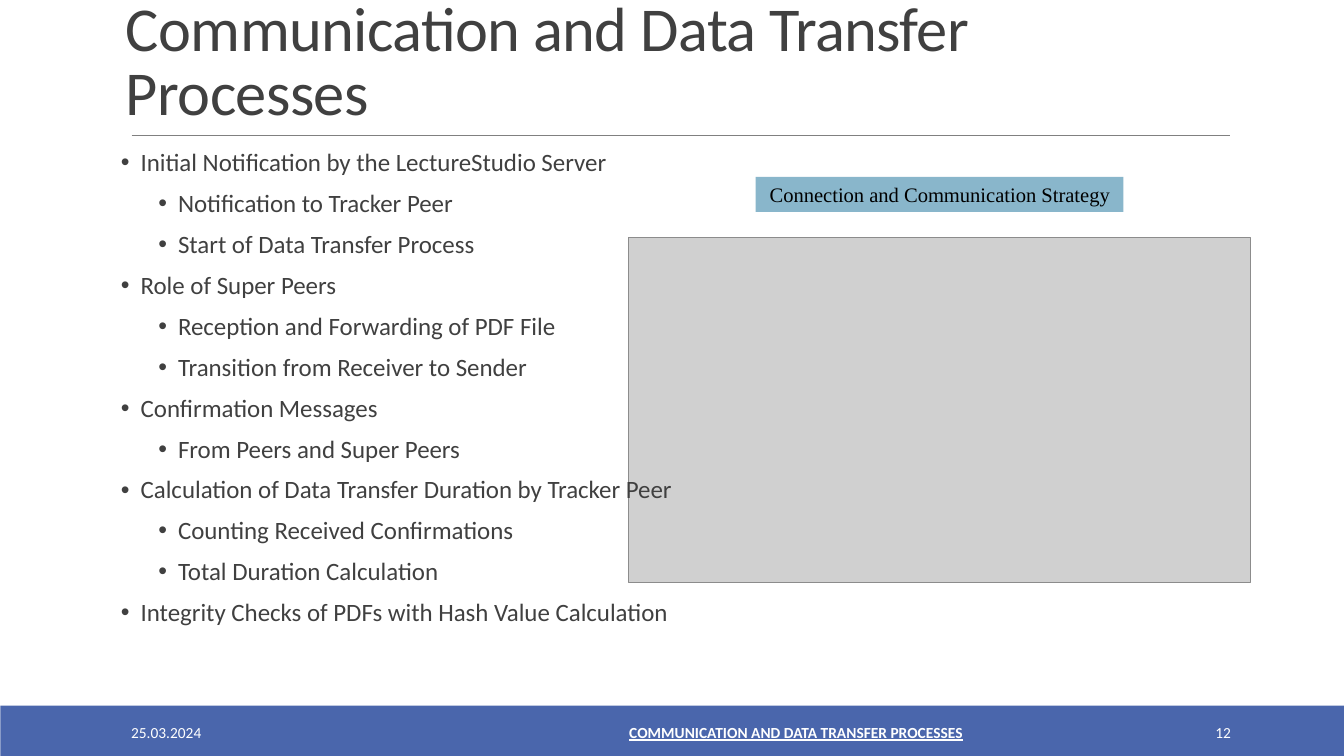
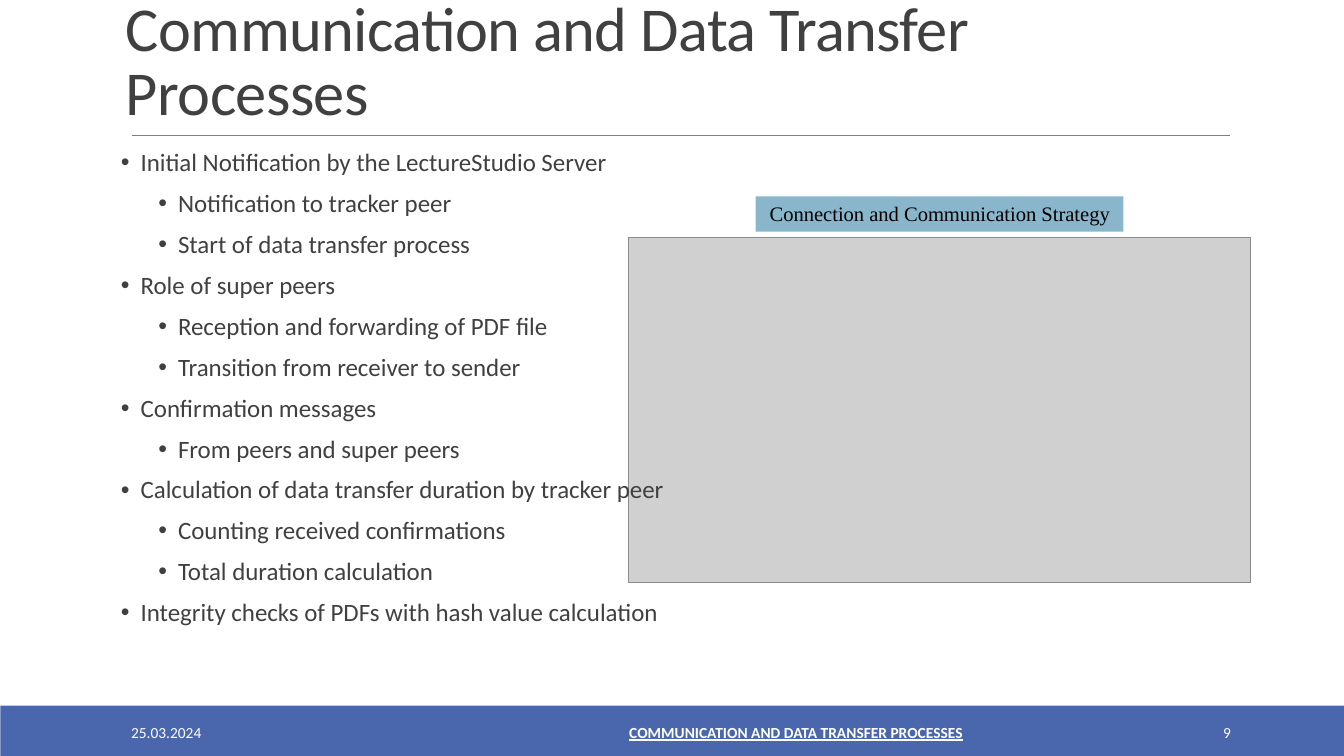
Before and after one commit to oezcankaraca/abschlussvortrag, a slide deck: slide 9 of Abschlussvortrag.pptx (slide 12 before the commit). Drawn at 1344x756 pixels with LibreOffice and Linux fonts; fonts in the diff are those of the drawing; grey boxes stand for pictures. Boxes give left, top, right and bottom in pixels: in the first picture for what was removed or moved away, otherwise in the second. Text is boxed around its words. In the diff, an @@ line names an element or a change of style, - is before the commit and + after.

```diff
--- a/Abschlussvortrag.pptx
+++ b/Abschlussvortrag.pptx
@@ text at [141, 194, 663, 626]: text changed @@
-  • Notification to Tracker Peer
-  • Start of Data Transfer Process
-• Role of Super Peers
-  • Reception and Forwarding of PDF File
-  • Transition from Receiver to Sender
-• Confirmation Messages
-  • From Peers and Super Peers
-• Calculation of Data Transfer Duration by Tracker Peer
-  • Counting Received Confirmations
-  • Total Duration Calculation
-• Integrity Checks of PDFs with Hash Value Calculation
+  • Notification to tracker peer
+  • Start of data transfer process
+• Role of super peers
+  • Reception and forwarding of PDF file
+  • Transition from receiver to sender
+• Confirmation messages
+  • From peers and super peers
+• Calculation of data transfer duration by tracker peer
+  • Counting received confirmations
+  • Total duration calculation
+• Integrity checks of PDFs with hash value calculation
@@ rectangle "Connection and Communication Strategy": place and size @@
-rectangle "Connection and Communication Strategy" at [756, 176, 1124, 212]
+rectangle "Connection and Communication Strategy" at [756, 197, 1124, 232]
@@ page number removed at [1215, 728, 1231, 738] @@
-12
@@ page number added at [1223, 728, 1231, 738], 11 pt, text #FFFFFF @@
+9
```
Also in this commit, not shown: 20 other slides changed, 2 slides removed, 2 other files.
